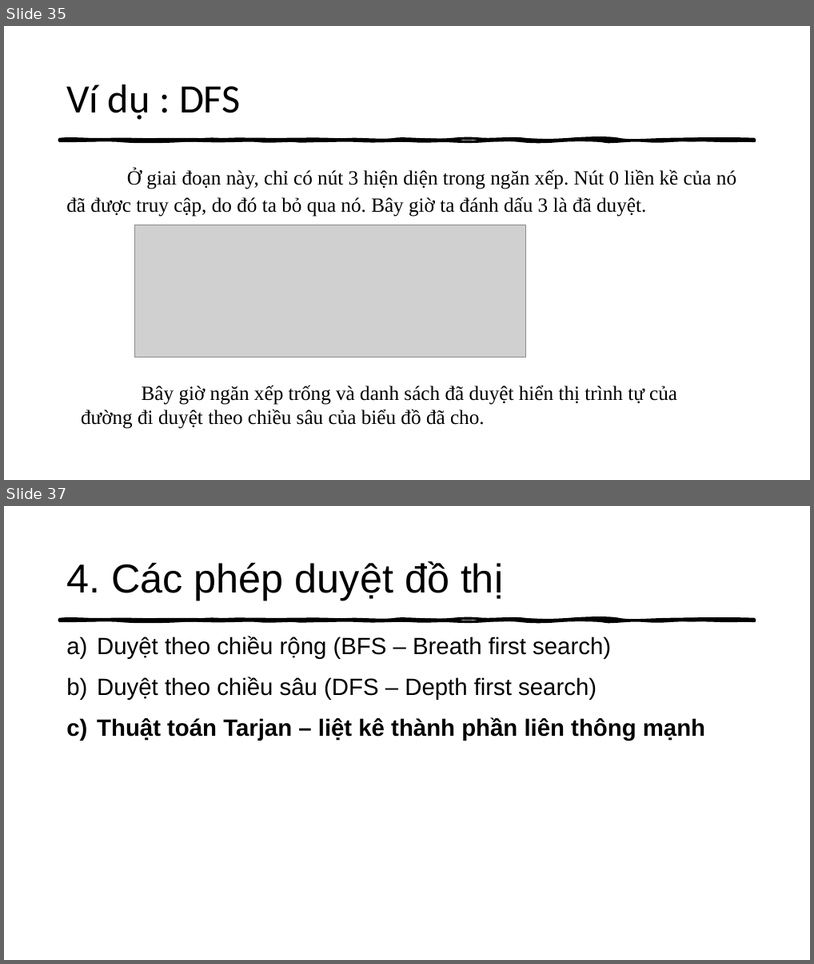
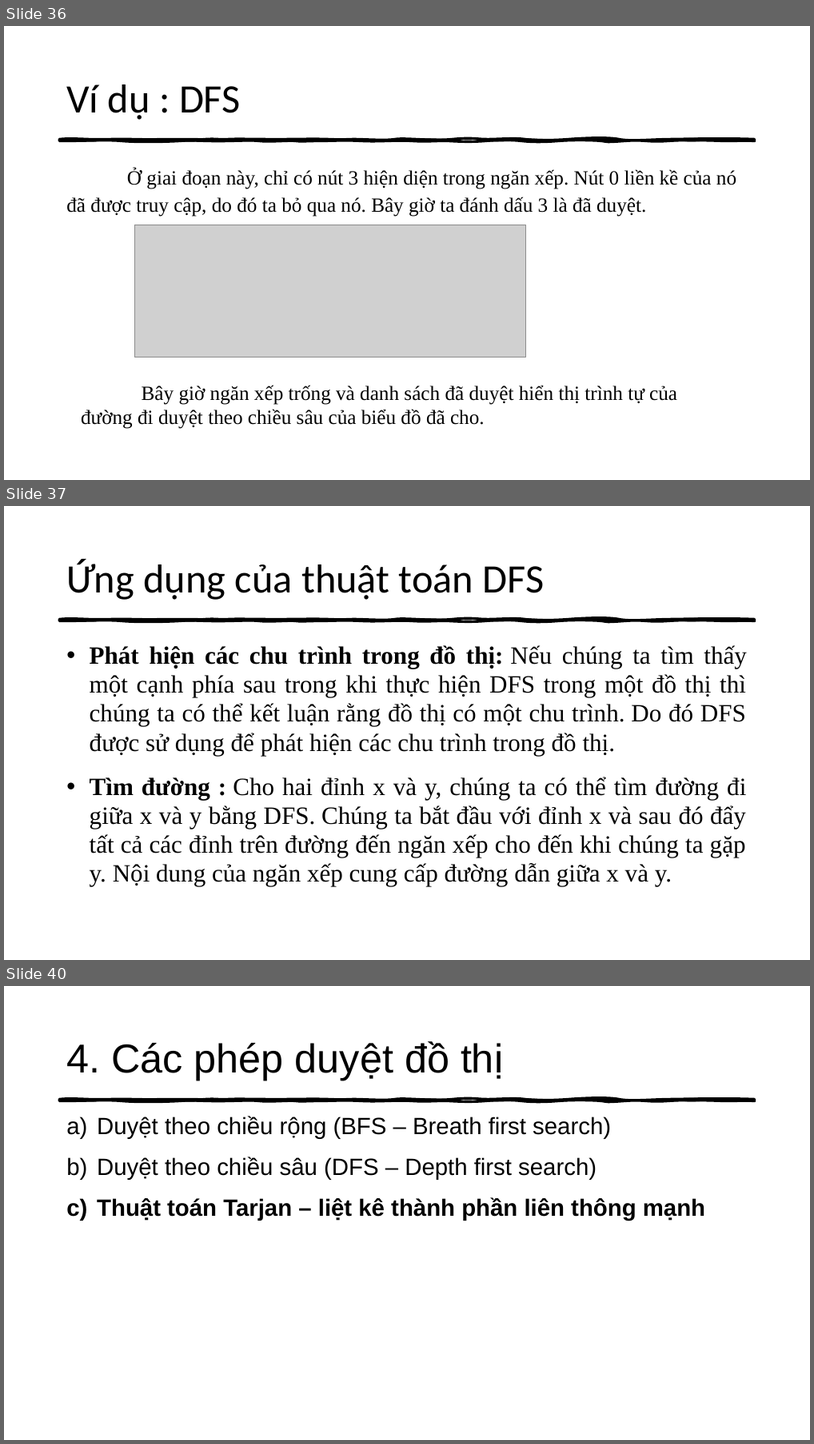
Before and after one commit to thathcmus/CTDL_GT, a slide deck: 1_Slide_Nhom2_Ca_Chieu_Cau_Truc_Du_Lieu_Do_Thi_Va_Ung_Dung.pptx. Shown one above the other, each under a label of ours: slides 35 and 37 before the commit, slides 36, 37 and 40 after it; the slides between them are not shown. The pictures are 814x964 and 814x1444 pixels, drawn with LibreOffice and Linux fonts; fonts in the diff are those of the drawing; grey boxes stand for pictures. Boxes give left, top, right and bottom in pixels: in the first picture for what was removed or moved away, otherwise in the second. Text is boxed around its words. In the diff, an @@ line names an element or a change of style, - is before the commit and + after.

```diff
--- a/1_Slide_Nhom2_Ca_Chieu_Cau_Truc_Du_Lieu_Do_Thi_Va_Ung_Dung.pptx
+++ b/1_Slide_Nhom2_Ca_Chieu_Cau_Truc_Du_Lieu_Do_Thi_Va_Ung_Dung.pptx
@@ slide 37 added at (x1=4, y1=506, x2=810, y2=960), background #FFFFFF; not listed: 1 template element that a slide beside it also shows @@
@@ title added at (x1=66, y1=560, x2=545, y2=600), 48 pt, text #000000 @@
+Ứng dụng của thuật toán DFS
@@ text added at (x1=90, y1=645, x2=746, y2=886), 29.6 pt, text #000000 @@
+• Phát hiện các chu trình trong đồ thị: Nếu chúng ta tìm thấy một cạnh phía sau trong khi thực hiện DFS trong một đồ thị thì chúng ta có thể kết luận rằng đồ thị có một chu trình. Do đó DFS được sử dụng để phát hiện các chu trình trong đồ thị.
+• Tìm đường : Cho hai đỉnh x và y, chúng ta có thể tìm đường đi giữa x và y bằng DFS. Chúng ta bắt đầu với đỉnh x và sau đó đẩy tất cả các đỉnh trên đường đến ngăn xếp cho đến khi chúng ta gặp y. Nội dung của ngăn xếp cung cấp đường dẫn giữa x và y.
@@ what was slide 35 is now slide 36 @@
@@ what was slide 37 is now slide 40 @@
```
Also in this commit, not shown: 7 slides changed, 7 other slides added, 7 slides removed, 3 other files.
